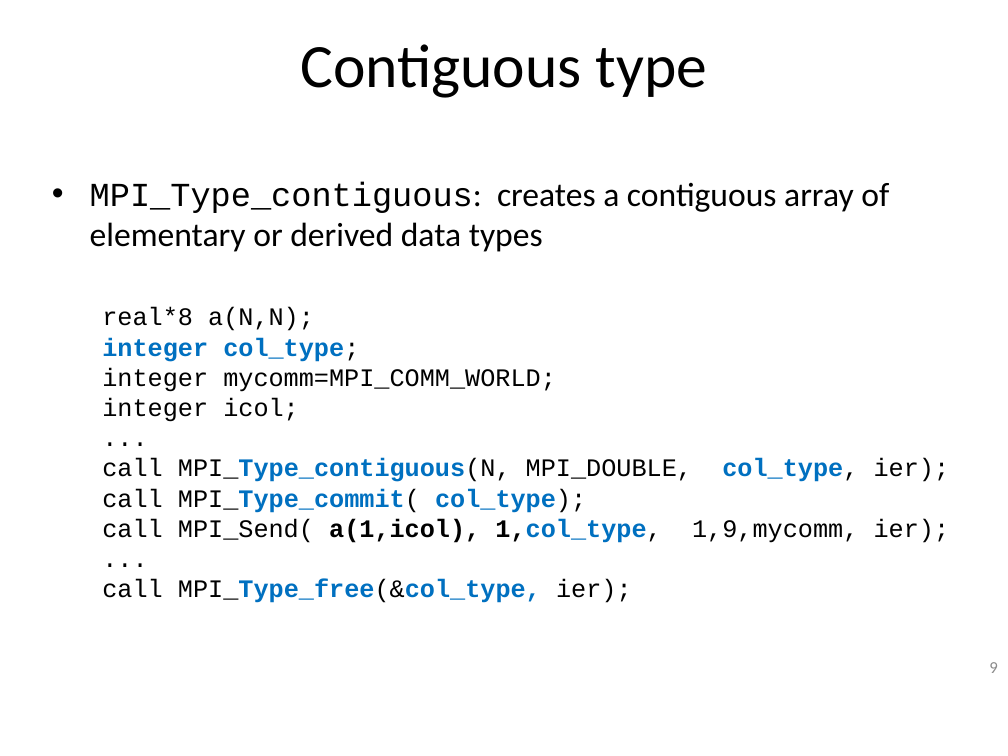
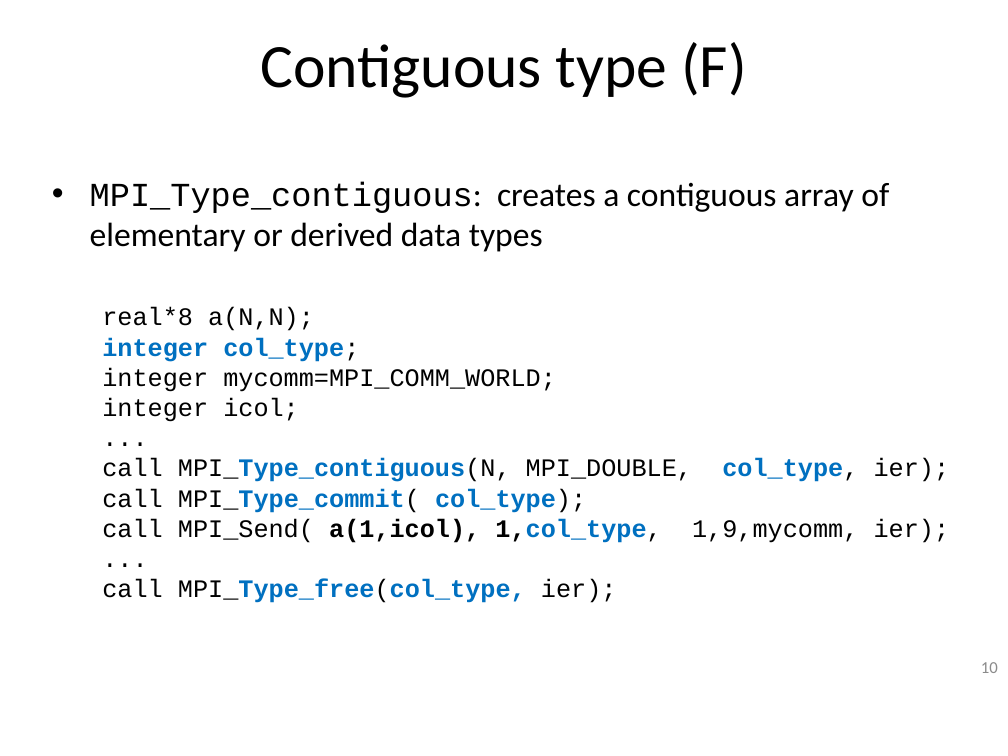
Before and after one commit to allenyllee/Parallel-Computing-Book, a slide deck: slide 10 of slides/MPI/MPI-datatypes.pptx (slide 9 before the commit). Drawn at 1008x756 pixels with LibreOffice and Linux fonts; fonts in the diff are those of the drawing; background and template pictures are left out. Boxes give left, top, right and bottom in pixels: in the first picture for what was removed or moved away, otherwise in the second. Text is boxed around its words. In the diff, an @@ line names an element or a change of style, - is before the commit and + after.

```diff
--- a/slides/MPI/MPI-datatypes.pptx
+++ b/slides/MPI/MPI-datatypes.pptx
@@ title at bbox=[260, 42, 747, 98]: text changed @@
-Contiguous type
+Contiguous type (F)
@@ text at bbox=[102, 579, 617, 603]: text changed @@
-  call MPI_Type_free(&col_type, ier);
+  call MPI_Type_free(col_type, ier);
@@ page number at bbox=[981, 662, 998, 673]: text changed @@
-9
+10
```
Also in this commit, not shown: 4 other slides changed, 2 slides added, 1 other file.
